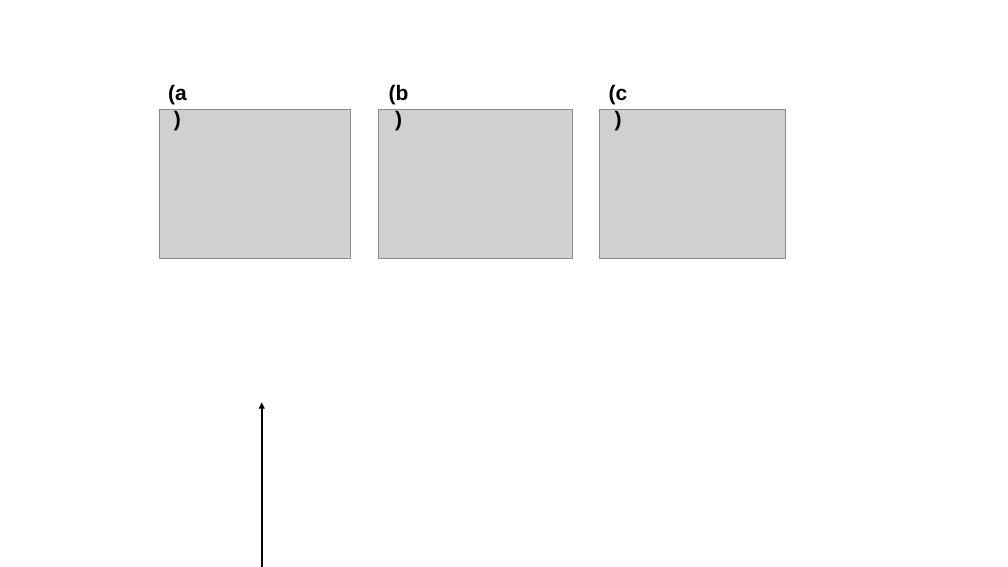
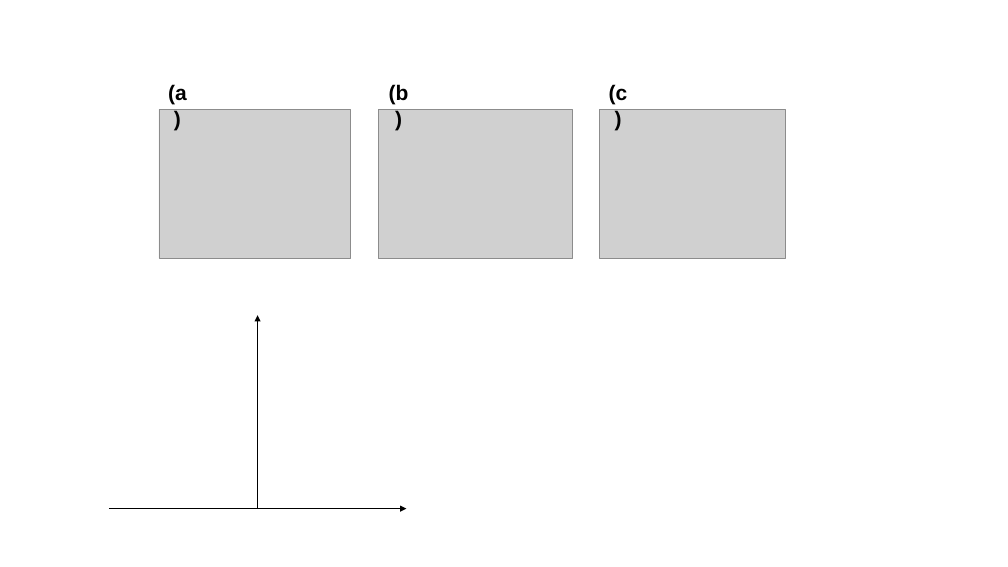
Before and after one commit to jglee96/NBTP_Lab, a slide deck: slide 26 of 개인/석사학위논문/그림.pptx. Drawn at 1008x567 pixels with LibreOffice and Linux fonts; fonts in the diff are those of the drawing; grey boxes stand for pictures. Boxes give left, top, right and bottom in pixels: in the first picture for what was removed or moved away, otherwise in the second. Text is boxed around its words. In the diff, an @@ line names an element or a change of style, - is before the commit and + after.

```diff
--- a/개인/석사학위논문/그림.pptx
+++ b/개인/석사학위논문/그림.pptx
@@ arrow moved from (262, 567) - (262, 402) to (258, 509) - (258, 315) @@
@@ arrow added from (109, 509) to (407, 509), #000000 1.5 pt @@
```
Also in this commit, not shown: 3 other files.
